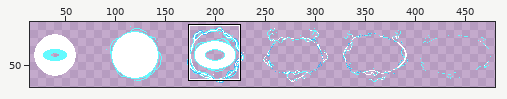
One commit to this sprite sheet: patman/batman/images/chargeexplosion.png. The first picture is a wide view before the edit; the outline marks the close-up.
Close-up. Before:
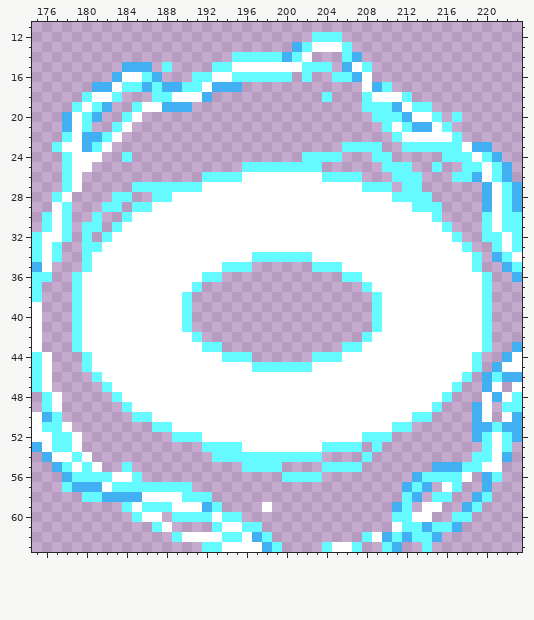
The file is 480x80 pixels. Shown: x 175..223, y 11..63. The wide view leaves out empty margins. The commit also changed other parts of the picture, which this record leaves out.
The result:
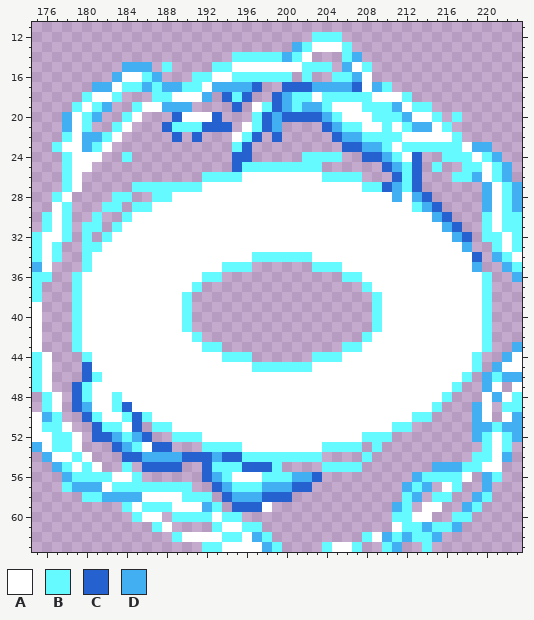
Palette (. is transparent): A #ffffff  B #64faff  C #2562d0  D #43aff3
Diff:
Colour A is added in row 18 at x 203; in row 19 at x 197 and 205 to 207; in row 20 at x 190 to 192 and 206 to 208; in row 21 at x 196 and 208 to 209; in row 22 at x 195; in row 23 at x 211.
Colour A is added in row 24 at x 212; in row 47 at x 181; in rows 48 to 49 at x 181 to 182; in row 50 at x 182 to 183; in row 51 at x 184; in row 53 at x 186.
Colour A is added in row 56 at x 195 to 197.
Colour A replaces colour B in row 28 at x 212; in row 47 at x 182.
Colour B is added in row 18 at x 195, 201 to 202 and 205 to 207; in row 19 at x 198, 201 and 204; in row 20 at x 197 and 205; in row 21 at x 189 to 191, 197 and 206 to 207; in row 22 at x 196 and 208 to 210; in row 23 at x 195 and 210.
Colour B is added in row 24 at x 211; in rows 47 to 48 at x 180; in row 49 at x 183; in row 50 at x 181 and 184; in row 51 at x 182 to 183; in row 52 at x 184.
Colour B is added in row 53 at x 185; in row 55 at x 193 to 195; in row 56 at x 194 and 198 to 199; in row 57 at x 195 to 197.
Colour C is added in row 17 at x 197, 200 to 202 and 207; in row 18 at x 194, 196 and 199; in row 19 at x 195 and 199; in row 20 at x 189, 193, 198 and 200 to 203; in row 21 at x 188, 192 to 194, 198 and 204; in row 22 at x 189, 191, 197, 199 and 205.
Colour C is added in row 23 at x 196; in row 24 at x 195 to 196, 208 and 213; in row 25 at x 195 and 213; in row 30 at x 216; in row 31 at x 217; in row 32 at x 218.
Colour C is added in row 46 at x 180; in rows 47 to 49 at x 179; in row 50 at x 180; in row 51 at x 181 and 185; in row 52 at x 181 to 182 and 186; in row 53 at x 183 and 187 to 188.
Colour C is added in row 54 at x 184 to 185 and 190 to 192; in row 55 at x 186 to 189 and 192; in row 56 at x 192; in row 57 at x 193 and 201 to 202; in row 58 at x 194 and 198 to 200; in row 59 at x 195 to 197.
Colour C replaces colour B in row 23 at x 206 to 207; in row 24 at x 209; in row 25 at x 210; in row 26 at x 211 and 213; in row 27 at x 210 and 213; in row 28 at x 214.
Colour C replaces colour B in row 29 at x 215; in row 34 at x 219; in row 45 at x 180; in row 49 at x 184; in row 50 at x 185; in row 54 at x 194 to 195.
Colour C replaces colour B in row 55 at x 196 to 198; in row 56 at x 203.
Colour D is added in row 17 at x 196 and 203 to 206; in row 18 at x 200; in row 19 at x 200 and 202 to 203; in row 20 at x 199 and 204; in row 21 at x 199 and 205; in row 22 at x 206 to 207.
Colour D is added in row 27 at x 211; in row 49 at x 180; in row 52 at x 183 and 185; in row 53 at x 184; in row 54 at x 186 to 189; in row 56 at x 193.
Colour D is added in row 57 at x 194 and 198 to 200; in row 58 at x 195 to 197.
Colour D replaces colour B in row 23 at x 208 to 209; in row 24 at x 210; in row 25 at x 211; in row 28 at x 211 and 213; in row 29 at x 214; in row 30 at x 215.
Colour D replaces colour B in row 31 at x 216; in row 32 at x 217; in row 33 at x 218; in row 35 at x 219; in row 54 at x 193; in row 56 at x 201 to 202.
Where, in picture pixels (left, top, right, bottom), the same in both close-ups:
changed: (162, 82, 482, 272)
changed: (72, 362, 322, 512)
